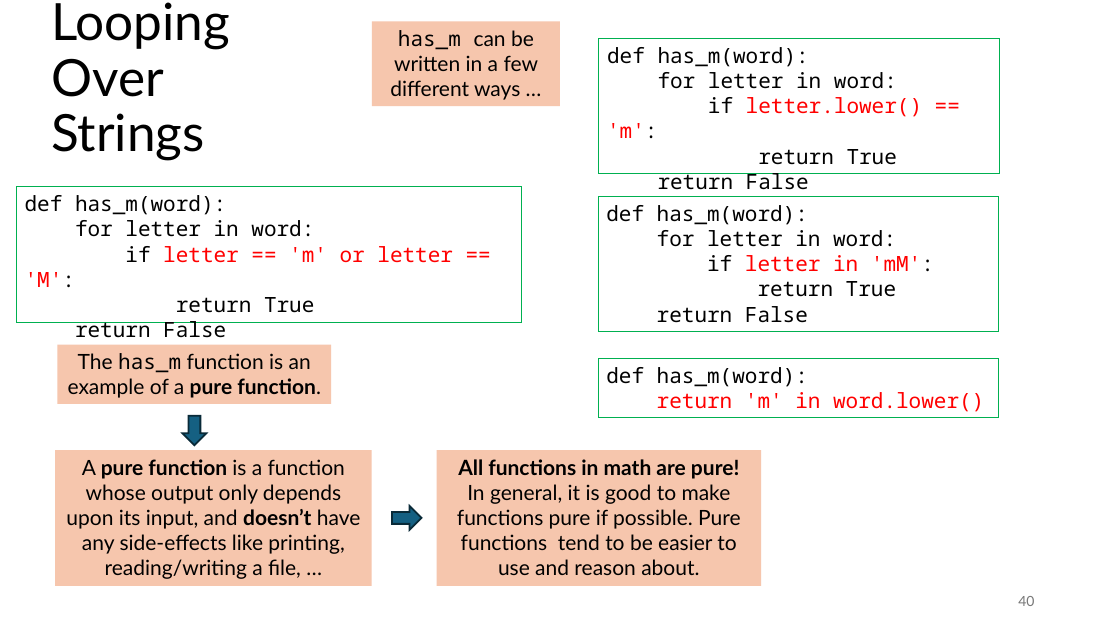
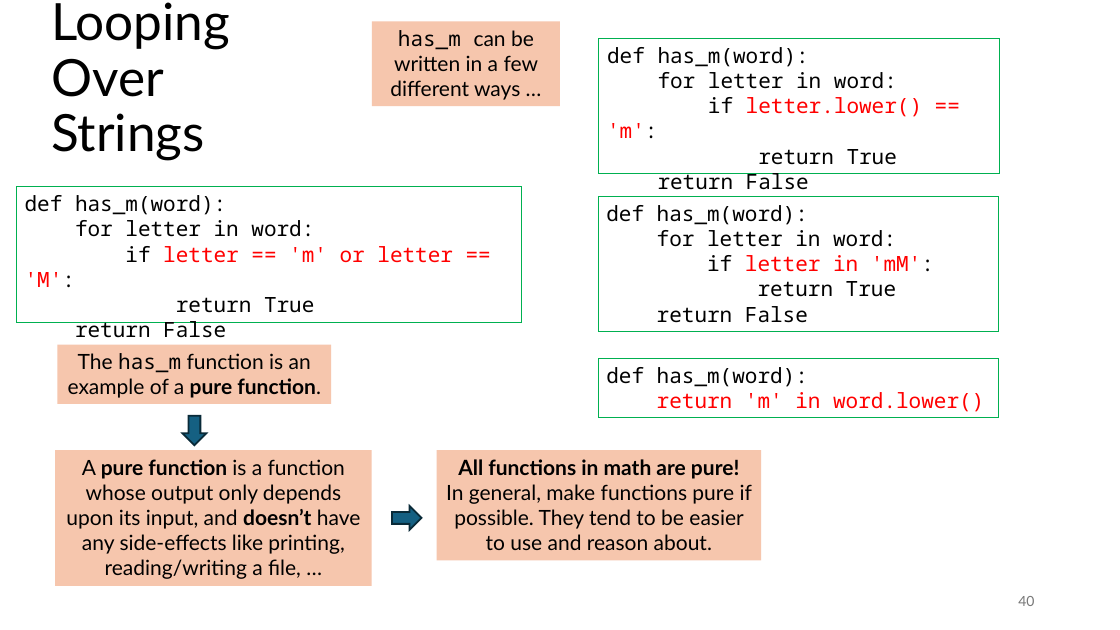
Before and after one commit to tjd1234/cmpt120spring2026, a slide deck: slide 40 of lecture_notes/chapter7/chapter7.pptx. Drawn at 1120x630 pixels with LibreOffice and Linux fonts; fonts in the diff are those of the drawing. Boxes give left, top, right and bottom in pixels: in the first picture for what was removed or moved away, otherwise in the second. Text is boxed around its words. In the diff, an @@ line names an element or a change of style, - is before the commit and + after.

```diff
--- a/lecture_notes/chapter7/chapter7.pptx
+++ b/lecture_notes/chapter7/chapter7.pptx
@@ rectangle "All functions in math are ...": place and size @@
-rectangle "All functions in math are ..." at (437,450,761,586)
+rectangle "All functions in math are ..." at (437,450,761,560)
@@ text in rectangle at (446,459,752,550): text changed @@
-All functions in math are pure!
-In general, it is good to make functions pure if possible. Pure functions tend to be easier to use and reason about.
+All functions in math are pure!
+In general, make functions pure if possible. They tend to be easier to use and reason about.
```
Also in this commit, not shown: 22 other slides changed, 1 slide added.
